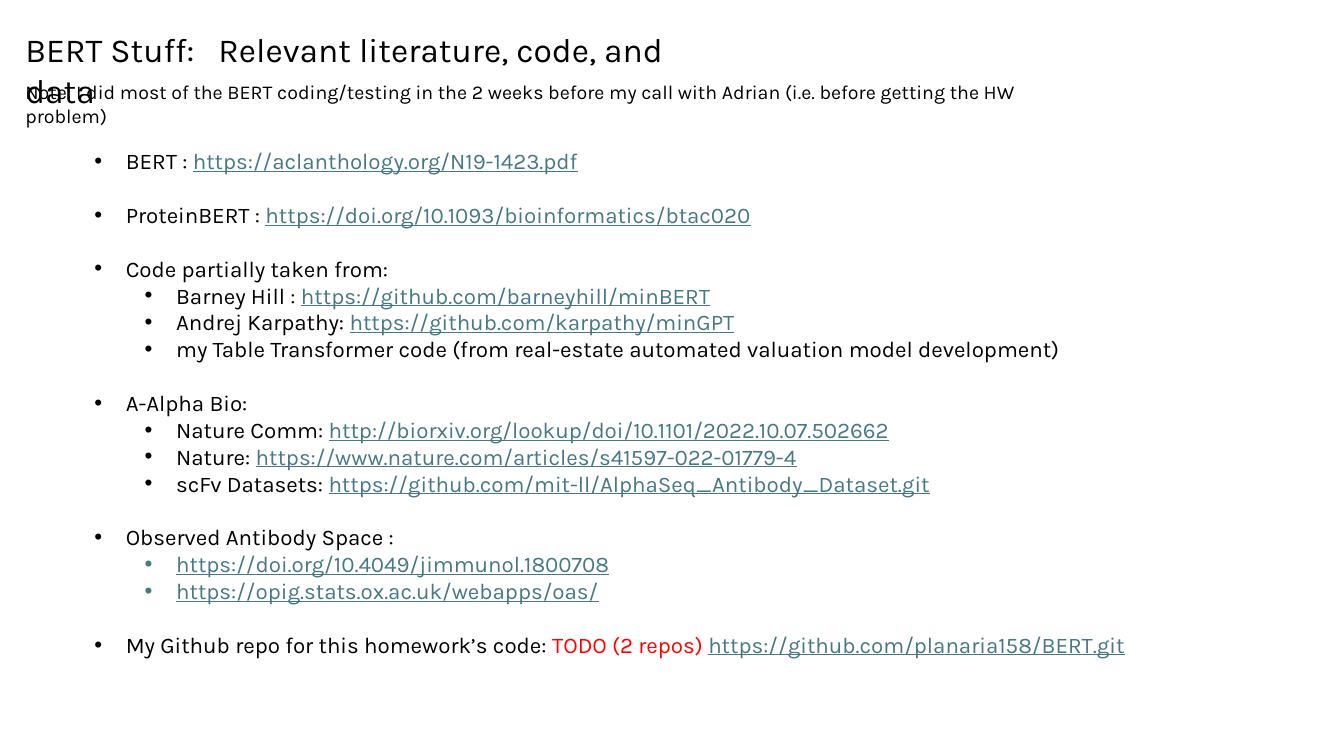
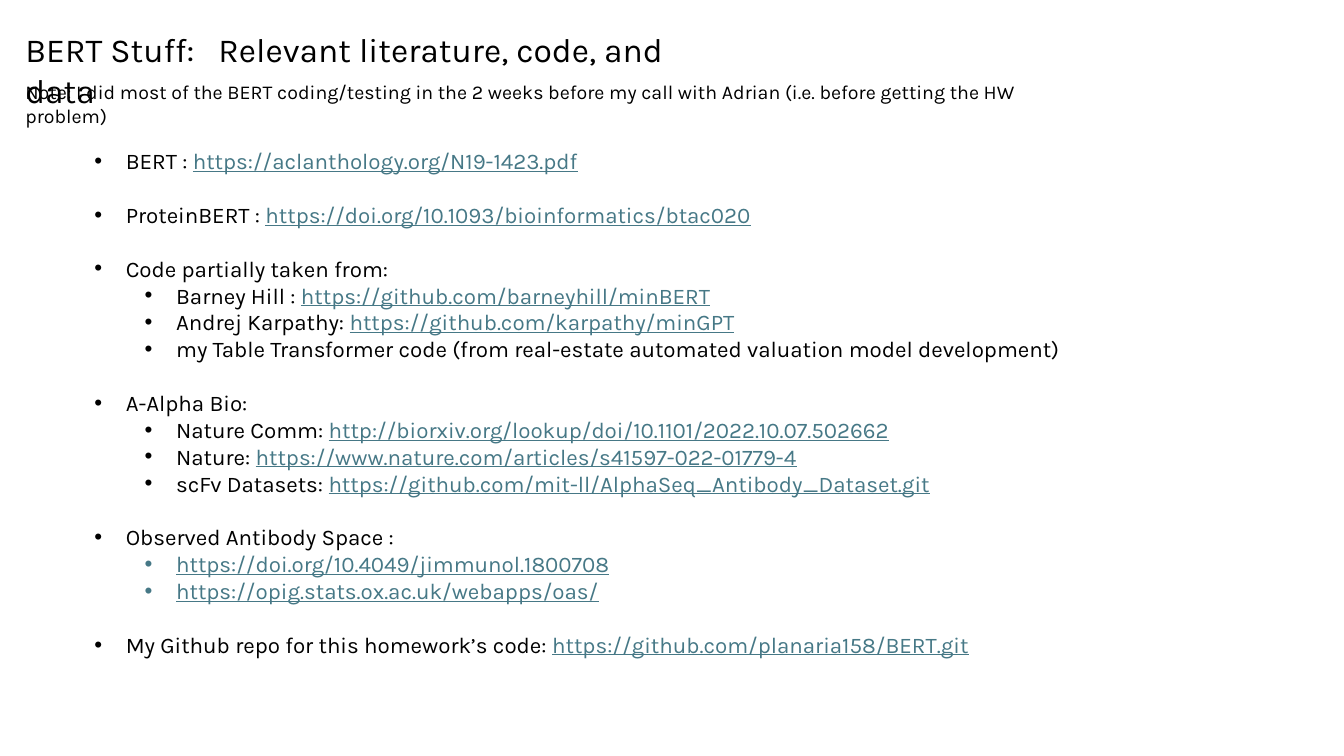
Before and after one commit to planaria158/BERT-antibody-antigen-binding-energy, a slide deck: slide 17 of Homework-aAlphaBio.pptx (slide 12 before the commit). Drawn at 1344x756 pixels with LibreOffice and Linux fonts; fonts in the diff are those of the drawing. Boxes give left, top, right and bottom in pixels: in the first picture for what was removed or moved away, otherwise in the second. Text is boxed around its words. In the diff, an @@ line names an element or a change of style, - is before the commit and + after.

```diff
--- a/Homework-aAlphaBio.pptx
+++ b/Homework-aAlphaBio.pptx
@@ text at bbox=[126, 636, 968, 659]: text changed @@
-• My Github repo for this homework’s code: TODO (2 repos) https://github.com/planaria158/BERT.git
+• My Github repo for this homework’s code: https://github.com/planaria158/BERT.git
```
Also in this commit, not shown: 7 other slides changed, 5 slides added.
